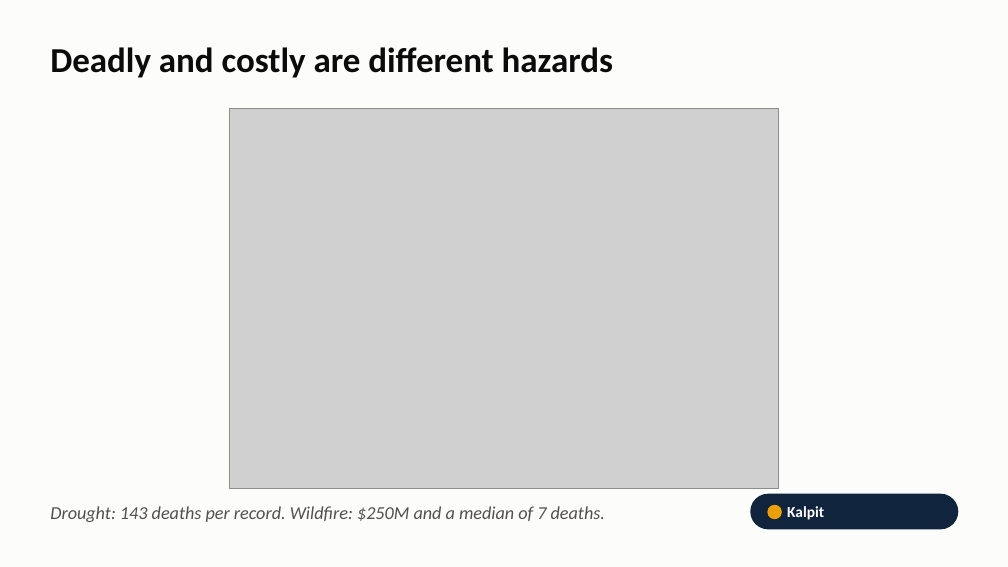
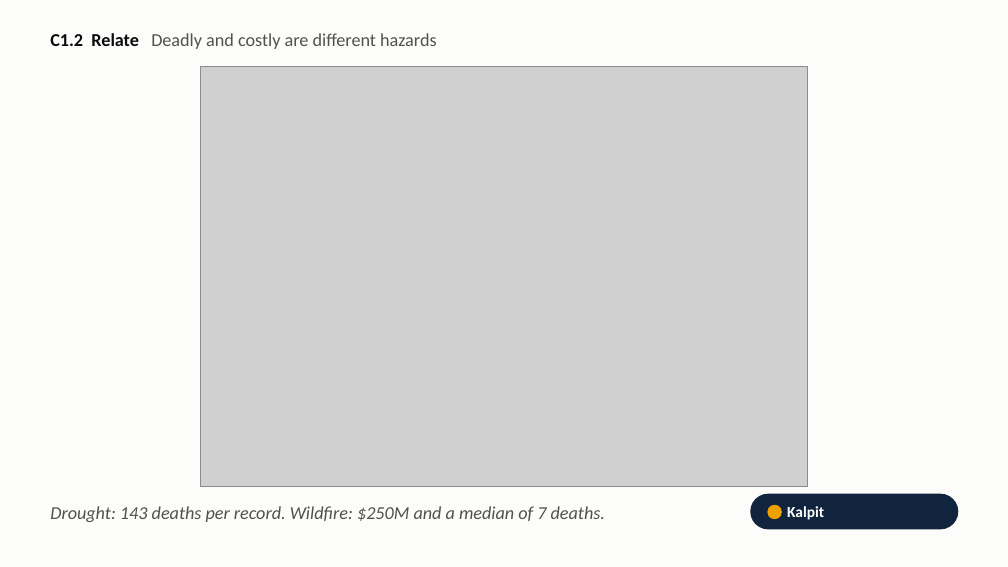
Before and after one commit to kalpitphogat/Dv_Assignment_1, a slide deck: slide 14 of slides/DAS732_A1_Video_Demo.pptx. Drawn at 1008x567 pixels with LibreOffice and Linux fonts; fonts in the diff are those of the drawing; grey boxes stand for pictures. Boxes give left, top, right and bottom in pixels: in the first picture for what was removed or moved away, otherwise in the second. Text is boxed around its words. In the diff, an @@ line names an element or a change of style, - is before the commit and + after.

```diff
--- a/slides/DAS732_A1_Video_Demo.pptx
+++ b/slides/DAS732_A1_Video_Demo.pptx
@@ text at (50, 33, 437, 49): text changed; size 25 to 13 pt; text colour #0B0B0B to #52514E; bold off @@
-Deadly and costly are different hazards
+C1.2 Relate Deadly and costly are different hazards
@@ picture: place and size @@
-picture at (230, 109, 778, 489)
+picture at (201, 67, 807, 487)
```
Also in this commit, not shown: 11 other slides changed, 24 other files.
